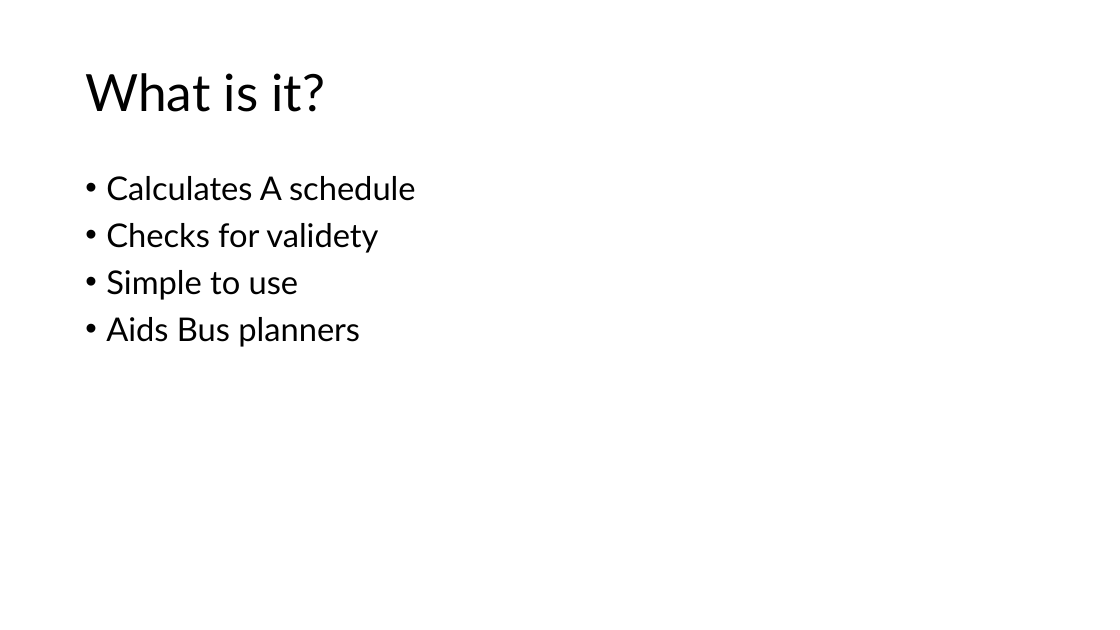
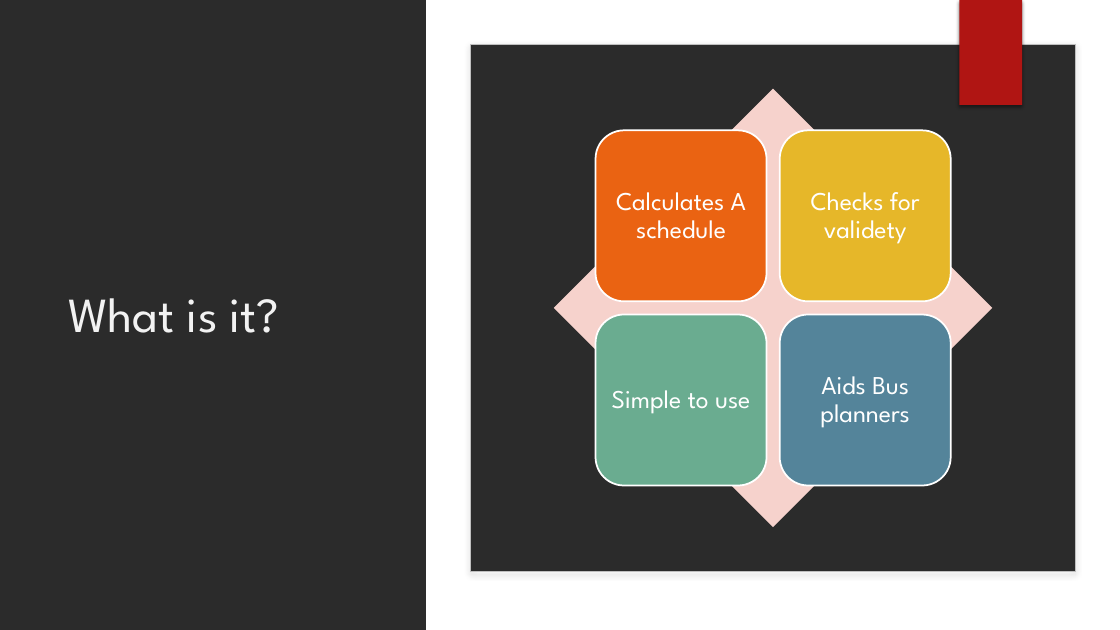
Before and after one commit to ginassadauskas/Project5Group1, a slide deck: slide 2 of Legal/StatementOfRequirementsV2.pptx. Drawn at 1120x630 pixels with LibreOffice and Linux fonts; fonts in the diff are those of the drawing; background and template pictures are left out; a plain dark background stands for a picture behind light text. Boxes give left, top, right and bottom in pixels: in the first picture for what was removed or moved away, otherwise in the second. Text is boxed around its words. In the diff, an @@ line names an element or a change of style, - is before the commit and + after.

```diff
--- a/Legal/StatementOfRequirementsV2.pptx
+++ b/Legal/StatementOfRequirementsV2.pptx
@@ background #FFFFFF to picture (left out) @@
@@ rectangle added at bbox=[426, 0, 1120, 630], fill #FFFFFF @@
@@ rectangle added at bbox=[959, 0, 1022, 105], fill #B01513 @@
@@ rectangle added at bbox=[960, 0, 1023, 105], fill #B01513 @@
@@ rounded rectangle added at bbox=[471, 45, 1075, 572], fill #FFFFFF, outline #BFBFBF 1 pt @@
@@ title "What is it?": place and size @@
-title "What is it?" at bbox=[85, 73, 325, 112]
+title "What is it?" at bbox=[68, 298, 280, 333]
@@ title "What is it?" at bbox=[68, 298, 280, 333]: size 44 to 42 pt, font Lato to League Spartan, text colour #000000 to #F2F2F2; line spacing 0.9 to 1 @@
@@ text removed at bbox=[106, 176, 416, 347] @@
-• Calculates A schedule
-• Checks for validety
-• Simple to use
-• Aids Bus planners
@@ group added at bbox=[554, 89, 992, 528]: 4 rounded rectangles, 4 texts, 1 diamond @@
+Calculates A schedule
+Checks for validety
+Simple to use
+Aids Bus planners
```
Also in this commit, not shown: 5 other slides changed, 4 other files.
